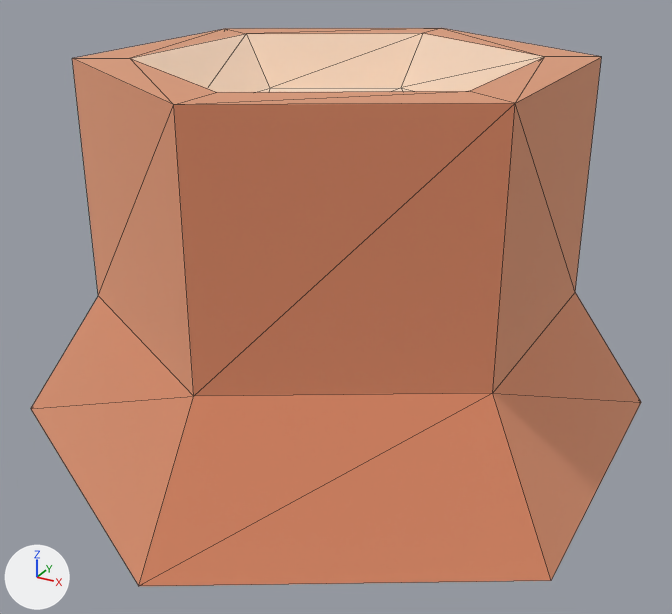
Before and after pictures for a commit that changed the glTF model addons/dot_map/props/stump.glb.
Before and after are seen from a camera (50 mm lens) standing at (0.238, -0.434, 0.232) and looking at (0.006, -0.013, 0.021). Lighting does not change. The marker at lower left points along +X, +Y and +Z. The first picture is the older version. Mesh edges are drawn as thin lines. Where no turn or scale is listed for an object, it has been applied to the vertices.

Script lines for the objects in view, before the commit:
```python
mat_woodbark = principled_material('woodBark')
mat_woodbark.base_color = (0.886, 0.514, 0.341)  # beige #f2be9e
mat_woodbark.metallic = 1.0
mat_woodbark.roughness = 1.0
mat_woodinner = principled_material('woodInner')
mat_woodinner.base_color = (0.961, 0.843, 0.733)  # pale yellow #fbedde
mat_woodinner.metallic = 1.0
mat_woodinner.roughness = 1.0
me_mesh_stump_round = bpy.data.meshes.new('Mesh stump_round')
me_mesh_stump_round.from_pydata(...)  # 30 vertices, 56 faces; spans x -0.161..0.161, y -0.185..0.185, z 0.0..0.206
# faces by material slot: [40, 16]
me_mesh_stump_round.materials.append(mat_woodbark)  # beige #f2be9e
me_mesh_stump_round.materials.append(mat_woodinner)  # pale yellow #fbedde
ob_stump_round = bpy.data.objects.new('stump_round', me_mesh_stump_round)
ob_stump_round.location = (0.0, 0.0, -0.05)
```
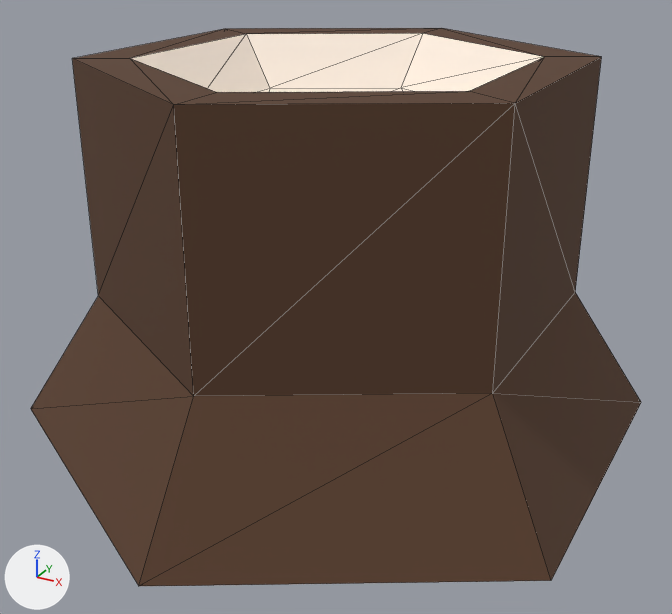
What the commit changed:
In material 'woodBark' (mat_woodbark), metallic goes from 1.0 to 0.0.
Material 'woodBark' (mat_woodbark) changes colour from beige #f2be9e to brown #593d2b; in linear values from (0.886, 0.514, 0.341) to (0.1, 0.047, 0.024).
In material 'woodInner' (mat_woodinner), metallic goes from 1.0 to 0.0.
Object 'tmpParent' (ob_tmpparent) is deleted.

Location of each change, (x1, y1, x2, y2) in pixels of the pictures (672 x 614 px):
'stump_round', recoloured, surface changed (darker)
    both: (31, 28, 641, 586)
